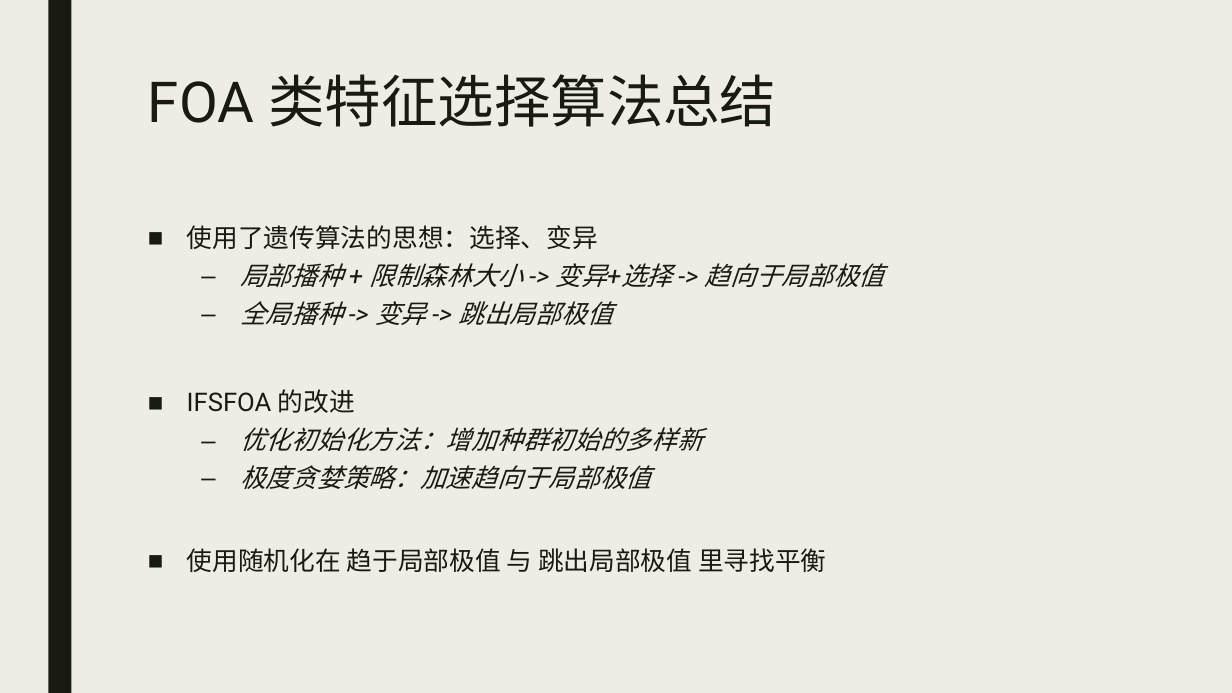
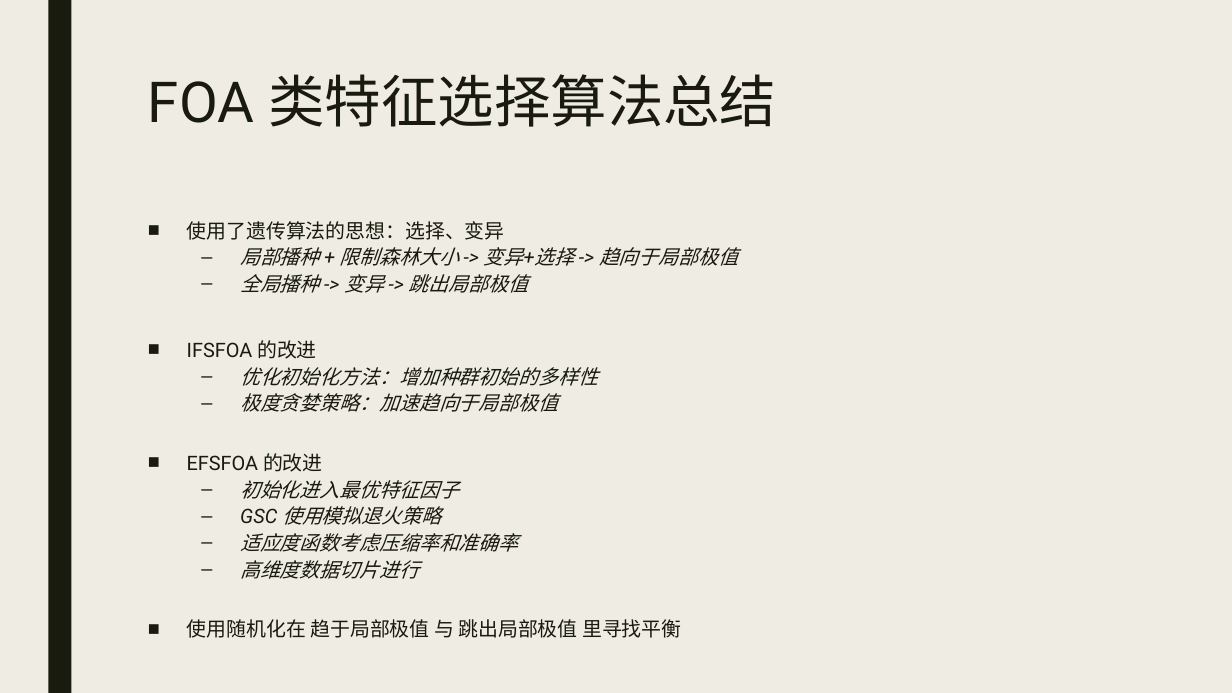
Before and after one commit to WNJXYK/JLU_FeatureSelection, a slide deck: slide 10 of Doc/Pre.pptx (slide 8 before the commit). Drawn at 1232x693 pixels with LibreOffice and Linux fonts; fonts in the diff are those of the drawing. Boxes give left, top, right and bottom in pixels: in the first picture for what was removed or moved away, otherwise in the second. Text is boxed around its words. In the diff, an @@ line names an element or a change of style, - is before the commit and + after.

```diff
--- a/Doc/Pre.pptx
+++ b/Doc/Pre.pptx
@@ text at <box>187,221,738,638</box>: size 20 to 15.5 pt in "使用了遗传算法的思想：选择、变异", "局部播种 + 限制森林大小 -> 变异+选择 -> 趋向于局部极值", "全局播种 -> 变异 -> 跳出局部极值", "IFSFOA 的改进" and 2 more places; line spacing 0.94 to 0.74 @@
@@ text at <box>240,367,598,386</box>: text changed; size 20 to 15.5 pt @@
-  – 优化初始化方法：增加种群初始的多样新
+  – 优化初始化方法：增加种群初始的多样性
@@ text at <box>187,453,518,579</box>: paragraphs added @@
+■ EFSFOA 的改进
+  – 初始化进入最优特征因子
+  – GSC 使用模拟退火策略
+  – 适应度函数考虑压缩率和准确率
+  – 高维度数据切片进行
```
Also in this commit, not shown: 2 other slides changed.
